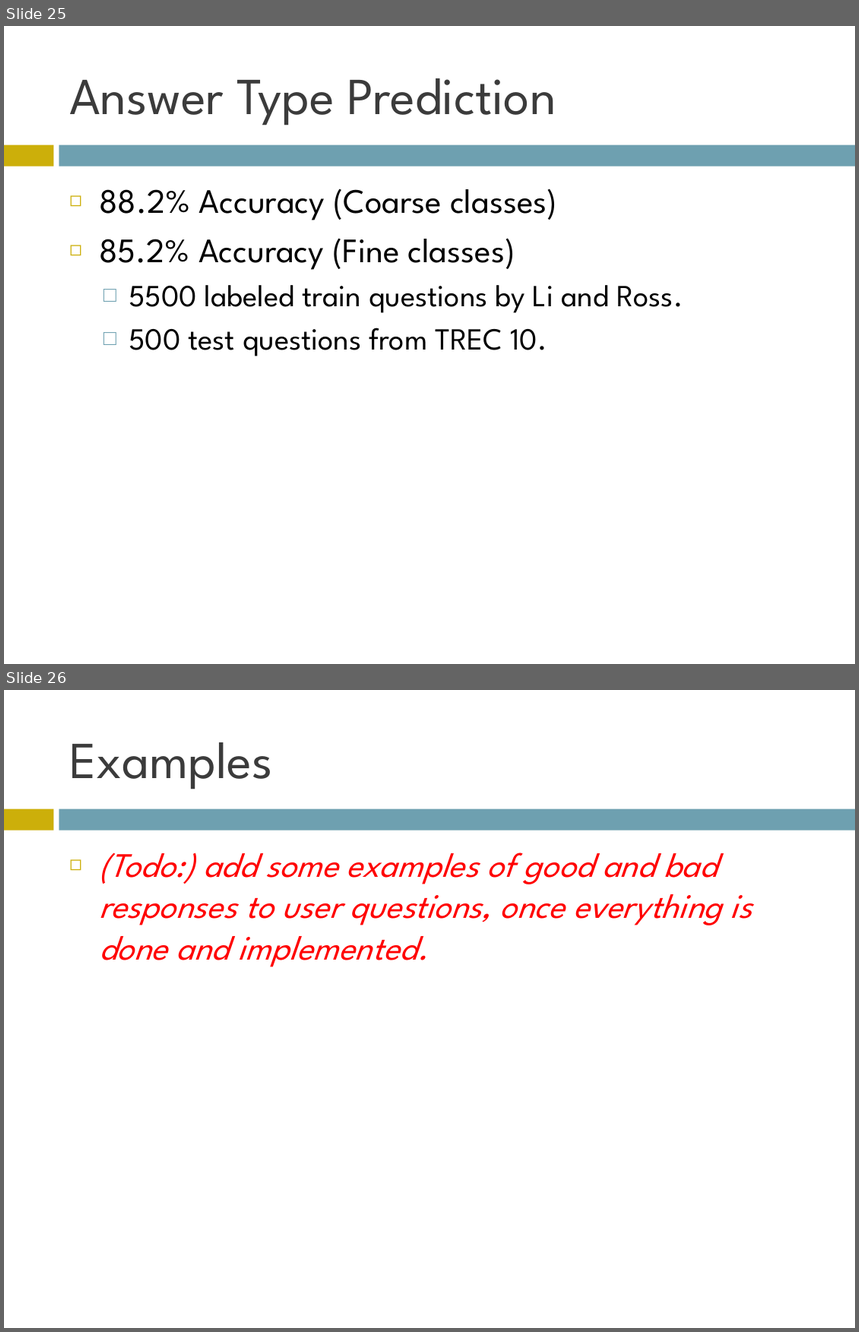
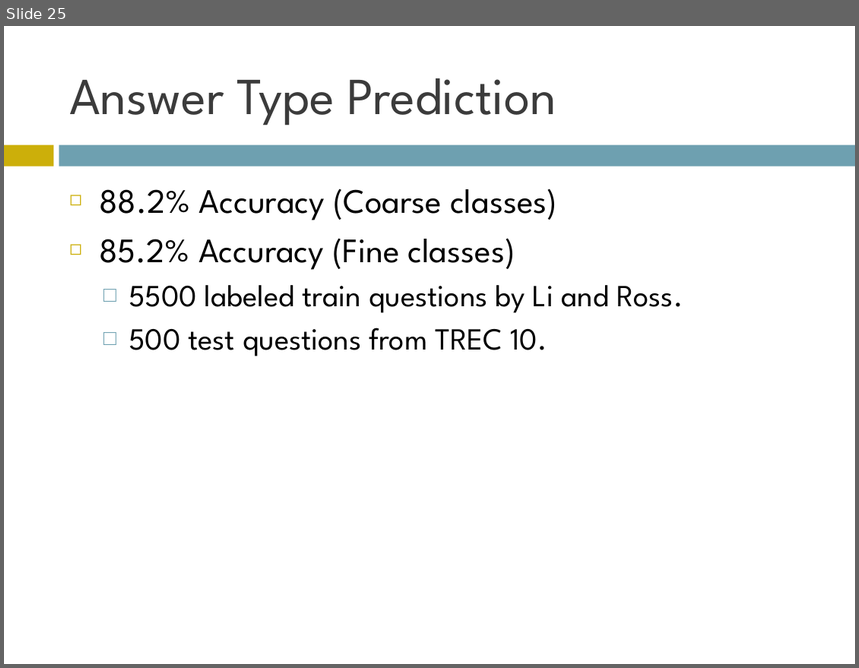
Before and after one commit to AndrewFM/NLPFinal, a slide deck: QA Presentation.ppt. Shown one above the other, each under a label of ours: slides 25 and 26 before the commit, slide 25 after it. The pictures are 859x1332 and 859x668 pixels, drawn with LibreOffice and Linux fonts; fonts in the diff are those of the drawing. Boxes give left, top, right and bottom in pixels: in the first picture for what was removed or moved away, otherwise in the second. Text is boxed around its words. In the diff, an @@ line names an element or a change of style, - is before the commit and + after.

```diff
--- a/QA Presentation.ppt
+++ b/QA Presentation.ppt
@@ slide 26 removed at bbox=[4, 690, 855, 1328], background #FFFFFF; not listed: 2 template elements that a slide beside it also shows @@
@@ title removed at bbox=[69, 742, 272, 790] @@
-Examples
@@ text removed at bbox=[99, 853, 752, 967] @@
-◻ (Todo:) add some examples of good and bad responses to user questions, once everything is done and implemented.
```
Also in this commit, not shown: 3 slides changed, 13 slides added, 1 other slide removed, 4 other files.
